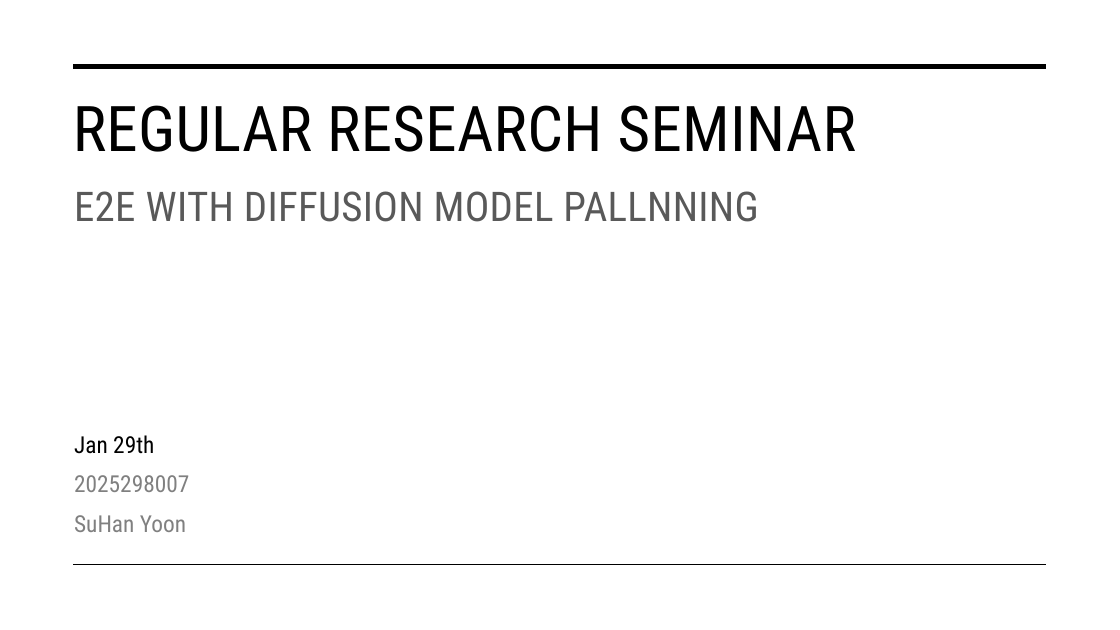
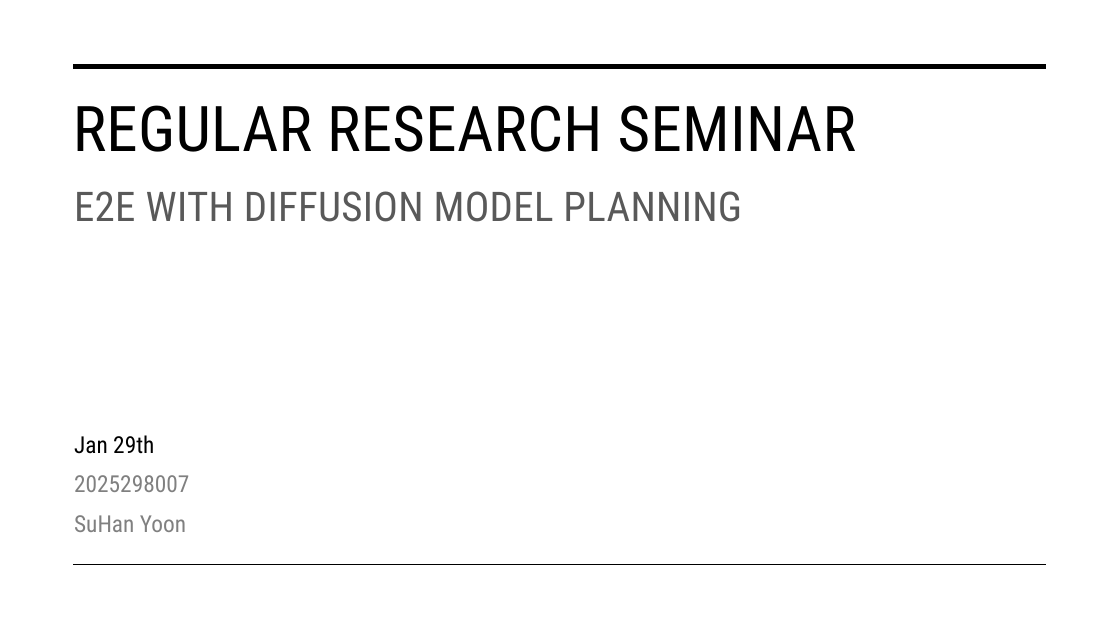
Before and after one commit to YSH-research/YSH-research.github.io, a slide deck: slide 1 of docs/Presentations/assets/2026-01-29/2026.01.29.pptx. Drawn at 1120x630 pixels with LibreOffice and Linux fonts; fonts in the diff are those of the drawing; background and template pictures are left out. Boxes give left, top, right and bottom in pixels: in the first picture for what was removed or moved away, otherwise in the second. Text is boxed around its words. In the diff, an @@ line names an element or a change of style, - is before the commit and + after.

```diff
--- a/docs/Presentations/assets/2026-01-29/2026.01.29.pptx
+++ b/docs/Presentations/assets/2026-01-29/2026.01.29.pptx
@@ text at box(74, 191, 742, 222): text changed @@
-E2E WITH DIFFUSION MODEL PALLNNING
+E2E WITH DIFFUSION MODEL PLANNING
```
Also in this commit, not shown: 3 other files.
